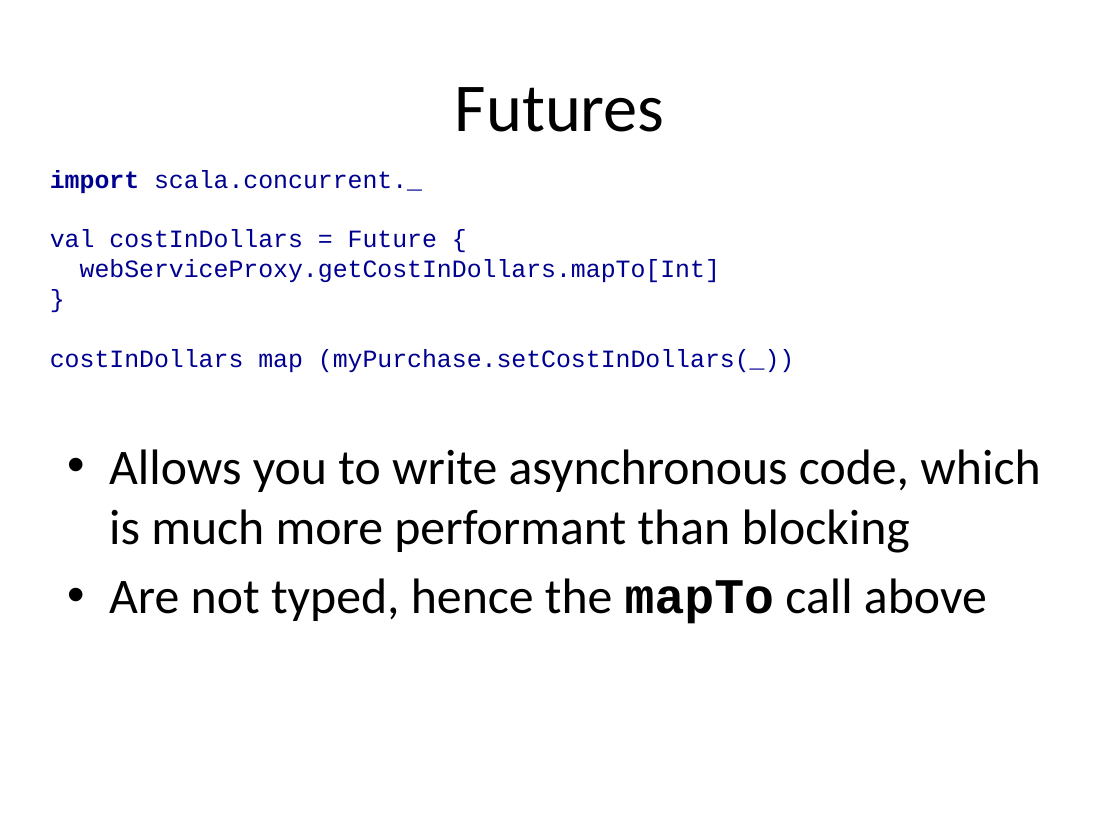
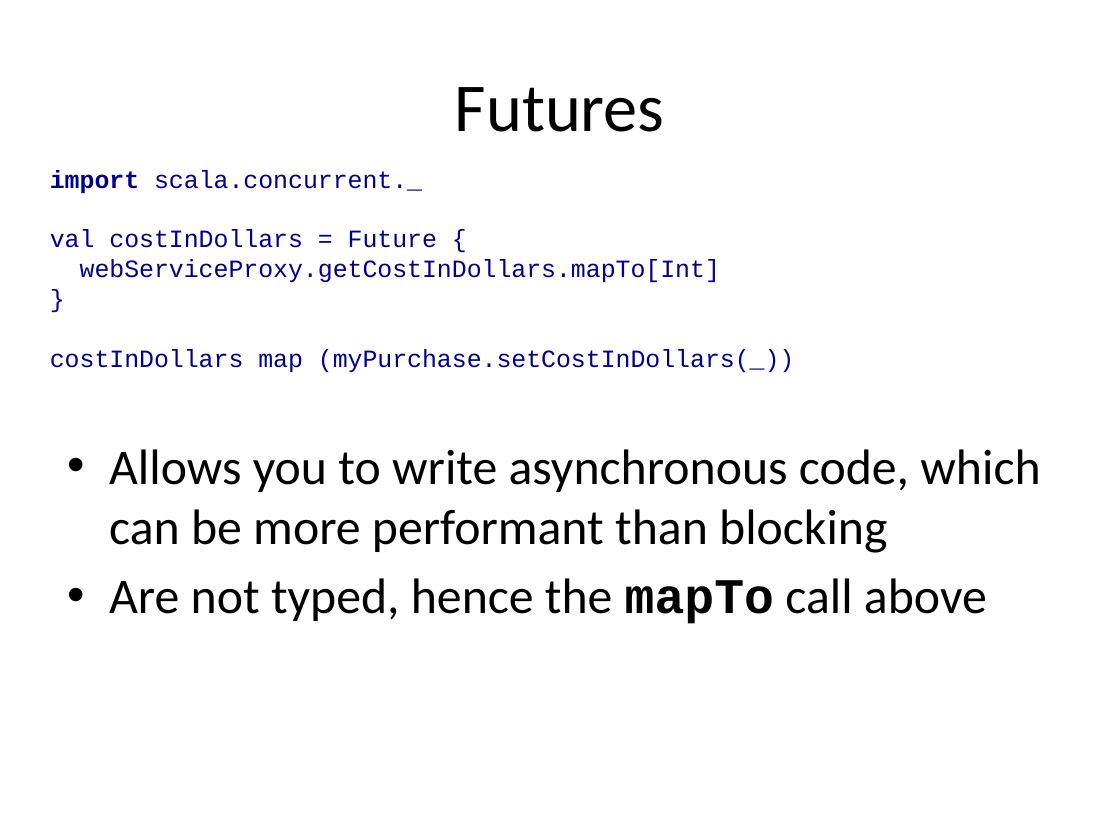
Before and after one commit to strangeloop/strangeloop2012, a slide deck: slide 29 of slides/taxonomy-of-scala.pptx (slide 35 before the commit). Drawn at 1120x840 pixels with LibreOffice and Linux fonts; fonts in the diff are those of the drawing; background and template pictures are left out. Boxes give left, top, right and bottom in pixels: in the first picture for what was removed or moved away, otherwise in the second. Text is boxed around its words. In the diff, an @@ line names an element or a change of style, - is before the commit and + after.

```diff
--- a/slides/taxonomy-of-scala.pptx
+++ b/slides/taxonomy-of-scala.pptx
@@ text at (109, 449, 1040, 553): text changed @@
-• Allows you to write asynchronous code, which is much more performant than blocking
+• Allows you to write asynchronous code, which can be more performant than blocking
```
Also in this commit, not shown: 5 other slides changed, 2 slides removed.
